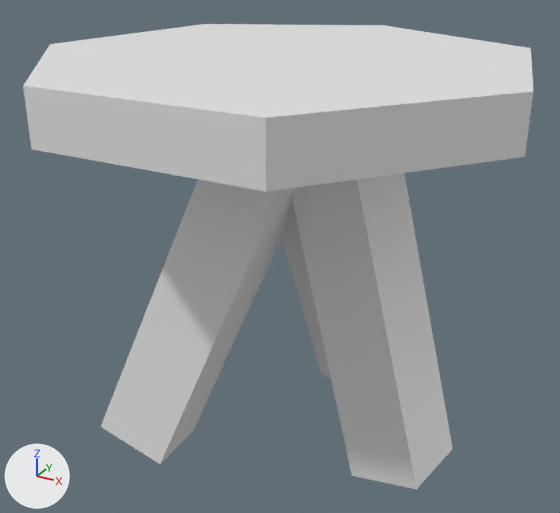
A saved change to the FBX model Assets/Graphics/Models/Chair.fbx.
The view is the same before and after, from a 50 mm camera at (1.44, -2.64, 2.01) aimed at (-0.04, 0.04, 0.67). Arrows for +X, +Y and +Z are at lower left; the lights stay in place.
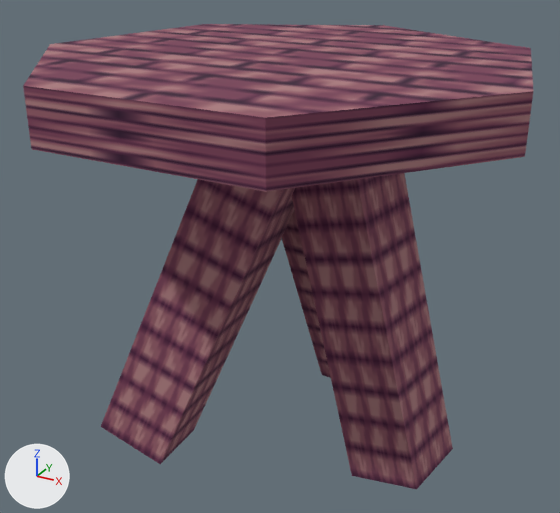
The change, as JSON lines over the scene's bpy script:
```json
{"op": "add", "block": "img_tfence1_png", "code": ["img_tfence1_png = load_image('TFence1.png', '../Textures/TFence1.png', 16, 16, 'sRGB')"]}
{"op": "add", "block": "img_tplank_png", "code": ["img_tplank_png = load_image('TPlank.png', '../Textures/TPlank.png', 16, 16, 'sRGB')"]}
{"op": "add", "block": "mat_texture1", "code": ["mat_texture1 = principled_material('Texture1')", "mat_texture1.texture = img_tfence1_png", "mat_texture1.roughness = 1.0"]}
{"op": "add", "block": "mat_texture2", "code": ["mat_texture2 = principled_material('Texture2')", "mat_texture2.texture = img_tplank_png", "mat_texture2.roughness = 1.0"]}
{"block": "me_cylinder", "where": "me_cylinder.from_pydata(...)  # 14 vertices, 9 faces; spans x -0.97..0.97, y -0.9..1.0, z 1.32..1.52"}
{"block": "me_cylinder", "where": "# used by ob_cylinder; location = (0.0, 0.0, 0.0)"}
{"block": "me_cylinder", "change": "me_cylinder part 1: texture (UV) coordinates of 9 of 9 faces, centred in x -0.88..0.88, y -0.9..0.81, z 1.32..1.52, changed; they spanned u 0.0..1.0, v 0.03..1.0 and now span u -1.09..2.11, v -0.92..2.2"}
{"op": "add", "block": "me_cylinder", "code": "me_cylinder.materials.append(mat_texture2)  # picture img_tplank_png"}
{"block": "me_cube_003", "where": "me_cube_003.from_pydata(...)  # 8 vertices, 6 faces; spans x -1.2..1.0, y -1.01..1.0, z -8.94..1.0"}
{"op": "add", "block": "me_cube_003", "code": "me_cube_003.materials.append(mat_texture1)  # picture img_tfence1_png"}
{"block": "me_cube_001", "where": "me_cube_001.from_pydata(...)  # 8 vertices, 6 faces; spans x -1.2..1.0, y -1.01..1.0, z -8.94..1.0"}
{"block": "me_cube_001", "where": "# used by ob_cube; location = (0.544, 0.0, 0.0); rotation_euler = (0.02, -0.277, -0.165), in degrees (1.1, -16, -9.5); scale = (-0.16, -0.16, -0.16)"}
{"block": "me_cube_001", "change": "me_cube_001 part 2: texture (UV) coordinates of 5 of 6 faces, centred in x -1.1..0.9, y -1.01..0.99, z -3.97..1.0, changed; they spanned u 0.38..0.88, v 0.0..1.0 and now span u -5.18..6.18, v -0.93..1.93"}
{"op": "add", "block": "me_cube_001", "code": "me_cube_001.materials.append(mat_texture1)  # picture img_tfence1_png"}
{"block": "me_cube_002", "where": "me_cube_002.from_pydata(...)  # 8 vertices, 6 faces; spans x -1.2..1.0, y -1.01..1.0, z -8.94..1.0"}
{"op": "add", "block": "me_cube_002", "code": "me_cube_002.materials.append(mat_texture1)  # picture img_tfence1_png"}
```

Location of each change, [x1, y1, x2, y2] in pixels of the pictures (560 x 513 px):
```json
{"object": "Cylinder", "change": "recoloured, surface changed", "before": [23, 24, 533, 192], "after": [23, 24, 533, 192]}
{"object": "Cube", "change": "recoloured, surface changed", "before": [292, 173, 453, 489], "after": [292, 173, 453, 489]}
{"object": "Cube.001", "change": "recoloured", "before": [101, 179, 295, 464], "after": [101, 179, 295, 464]}
{"object": "Cube.002", "change": "recoloured", "before": [282, 210, 331, 378], "after": [282, 210, 331, 378]}
```
